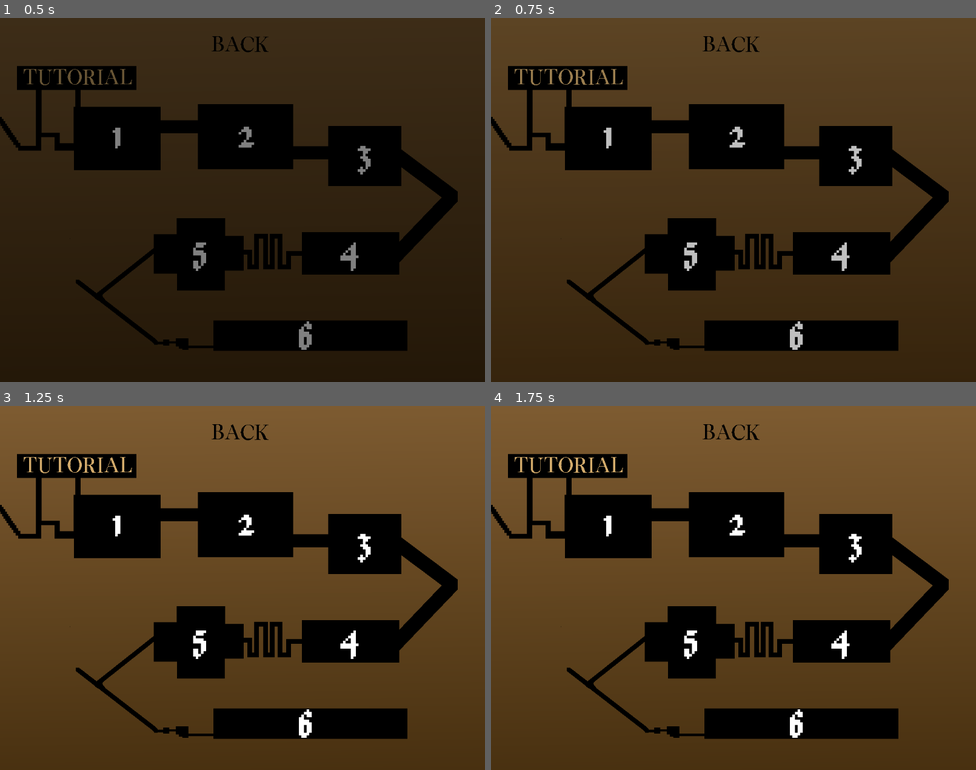
Above: before the commit, frames 1-4 (two rows, left to right).
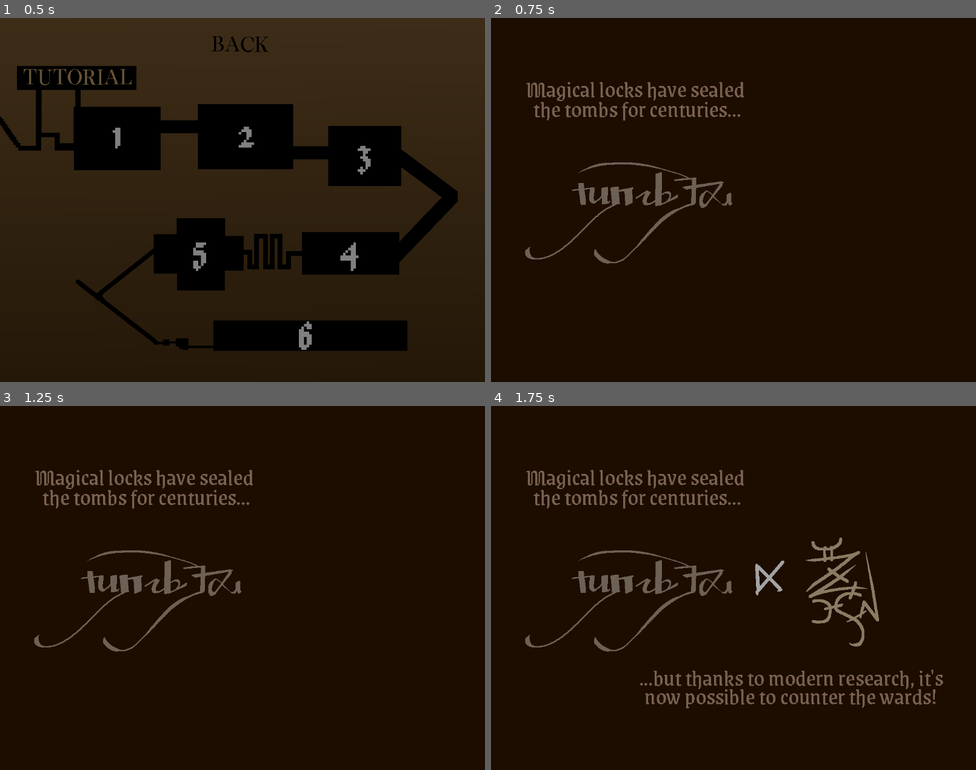
Above: after the commit, the same moments.

Repository: lohchness/Cursebreaker
Game: Godot game, scene res://scenes/level_select.tscn
Same seed, same stepped clock (60 frames per second), same inputs: the game is played once before the commit and once after it. This scene is started directly instead of the project's main scene.
Inputs (mouse positions are in pixels of both pictures, inside the frame that each line leads up to):
- Up to frame 1 (0.5 s): no input
- Up to frame 2 (0.75 s): click (568, 76) at 0.5 s
- Up to frame 3 (1.25 s): no input
- Up to frame 4 (1.75 s): click (607, 526) at 1.25 s, where only the run before the commit has a clickable "1"

Frame 1 is identical in both runs. In frame 2, 99% of the frame differs, in the area x 0-100%, y 0-100%; in frame 3, 99%; in frame 4, 99%.

Commit message:
Tutorial page 1 - premise

Diff:
--- a/scenes/level_select.tscn
+++ b/scenes/level_select.tscn
@@ -141,3 +141,4 @@
 text = "6"
 
 [connection signal="pressed" from="Back" to="." method="_on_back_pressed"]
+[connection signal="pressed" from="Tutorial" to="." method="_on_tutorial_pressed"]
--- /dev/null
+++ b/scenes/tutorial_page_1.tscn
@@ -0,0 +1,52 @@
+[gd_scene load_steps=5 format=3 uid="uid://28jamgqnwxal"]
+
+[ext_resource type="Script" uid="uid://iujpgos65f1q" path="res://scripts/tutorial_page_1.gd" id="1_gh818"]
+[ext_resource type="Texture2D" uid="uid://dhf7skj7vkjyi" path="res://assets/sprites/premisetoptext.png" id="1_w55lu"]
+[ext_resource type="Texture2D" uid="uid://c20dxwqoacsij" path="res://assets/sprites/premiselanguage.png" id="2_gh818"]
+[ext_resource type="Texture2D" uid="uid://glf4l4dnm713" path="res://assets/sprites/premise3.png" id="3_rb40y"]
+
+[node name="TutorialPage1" type="Control"]
+layout_mode = 3
+anchors_preset = 15
+anchor_right = 1.0
+anchor_bottom = 1.0
+grow_horizontal = 2
+grow_vertical = 2
+script = ExtResource("1_gh818")
+
+[node name="ColorRect" type="ColorRect" parent="."]
+layout_mode = 0
+offset_left = -21.0
+offset_top = -8.0
+offset_right = 1155.0
+offset_bottom = 863.0
+mouse_filter = 2
+color = Color(0.113725, 0.0470588, 0, 1)
+
+[node name="TextureRect" type="TextureRect" parent="."]
+layout_mode = 0
+offset_left = 82.0
+offset_top = 147.0
+offset_right = 584.0
+offset_bottom = 237.0
+mouse_filter = 2
+texture = ExtResource("1_w55lu")
+
+[node name="TextureRect2" type="TextureRect" parent="."]
+layout_mode = 0
+offset_left = 79.0
+offset_top = 333.0
+offset_right = 557.0
+offset_bottom = 567.0
+mouse_filter = 2
+texture = ExtResource("2_gh818")
+
+[node name="TextureRect3" type="TextureRect" parent="."]
+visible = false
+layout_mode = 0
+offset_left = 335.0
+offset_top = 235.0
+offset_right = 1141.0
+offset_bottom = 704.0
+mouse_filter = 2
+texture = ExtResource("3_rb40y")
--- a/scripts/level_select.gd
+++ b/scripts/level_select.gd
@@ -13,3 +13,7 @@
 
 func _on_back_pressed() -> void:
 	get_tree().change_scene_to_file("res://scenes/main_menu.tscn")
+
+
+func _on_tutorial_pressed() -> void:
+	get_tree().change_scene_to_file("res://scenes/tutorial_page_1.tscn")
--- /dev/null
+++ b/scripts/tutorial_page_1.gd
@@ -0,0 +1,10 @@
+extends Control
+
+@onready var texturerect3 = $TextureRect3
+
+func _input(event: InputEvent) -> void:
+	if event.is_action_pressed("brush"):
+		if texturerect3.visible == false:
+			texturerect3.visible = true
+		else:
+			get_tree().change_scene_to_file("res://scenes/tutorial_page_1.tscn")
Not shown, added: scripts/tutorial_page_1.gd.uid
